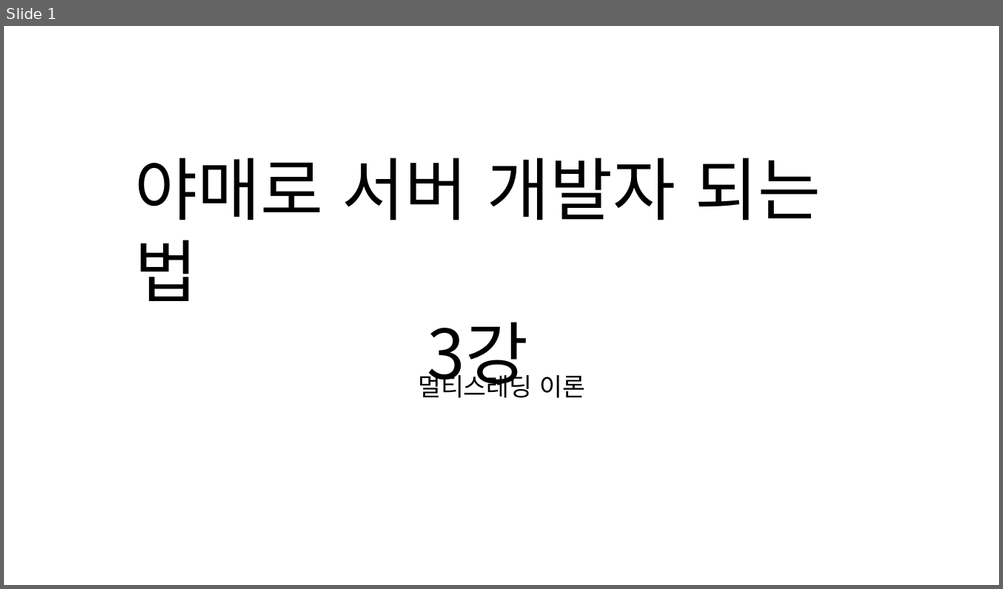
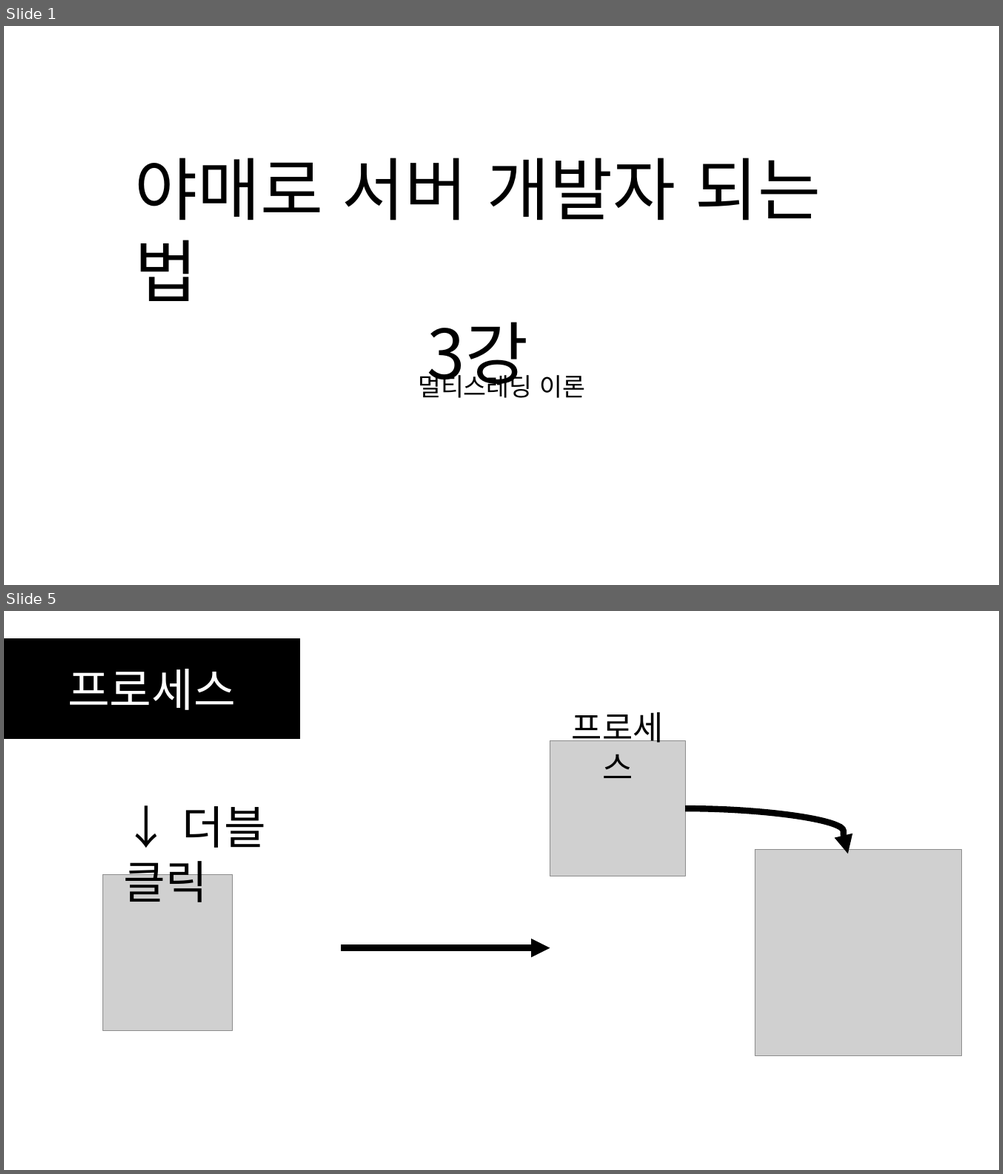
Before and after one commit to SEH00N/SDLU, a slide deck: ServerLecture/PT/3강 멀티스레딩 이론.pptx. Shown one above the other, each under a label of ours: slide 1 before the commit, slides 1 and 5 after it; the slides between them are not shown. The pictures are 1003x589 and 1003x1174 pixels, drawn with LibreOffice and Linux fonts; fonts in the diff are those of the drawing; grey boxes stand for pictures. Boxes give left, top, right and bottom in pixels: in the first picture for what was removed or moved away, otherwise in the second. Text is boxed around its words. In the diff, an @@ line names an element or a change of style, - is before the commit and + after.

```diff
--- a/ServerLecture/PT/3강 멀티스레딩 이론.pptx
+++ b/ServerLecture/PT/3강 멀티스레딩 이론.pptx
@@ slide 5 added at [4, 611, 999, 1170], background #FFFFFF @@
@@ rectangle added at [4, 638, 299, 738], fill #000000, outline #000000 1 pt, 44 pt, text #FFFFFF @@
+프로세스
@@ text added at [572, 712, 663, 778], 32 pt, text #000000 @@
+프로세스
@@ picture added at [550, 741, 686, 876] @@
@@ text added at [124, 806, 266, 903], 44 pt, text #000000 @@
+↓ 더블 클릭
@@ curved arrow added from (686, 809) to (848, 854), #000000 6 pt @@
@@ picture added at [754, 850, 962, 1056] @@
@@ picture added at [102, 874, 233, 1031] @@
@@ arrow added from (341, 948) to (550, 948), #000000 6 pt @@
```
Also in this commit, not shown: 29 other slides added, 2 other files.
